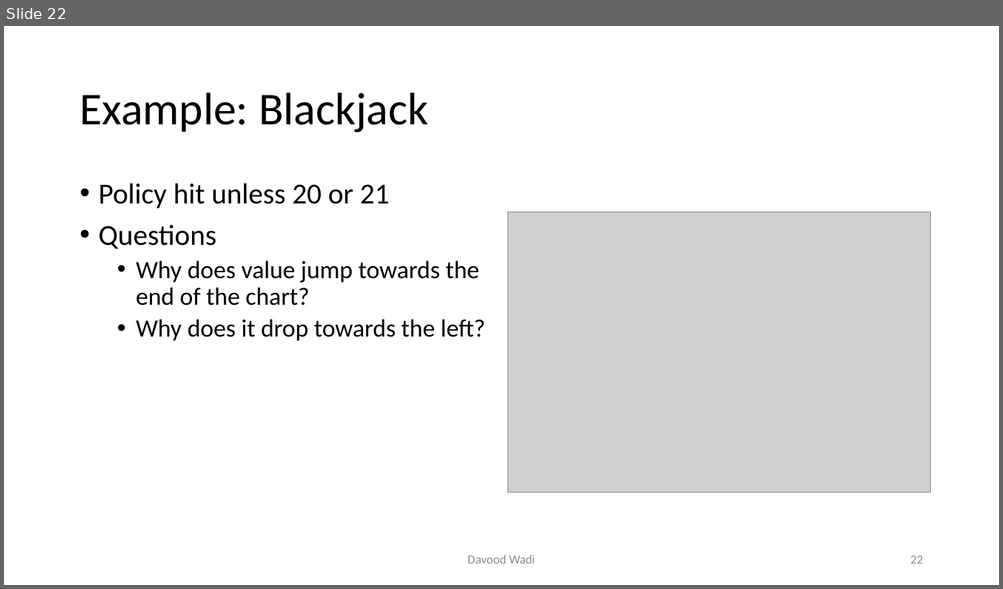
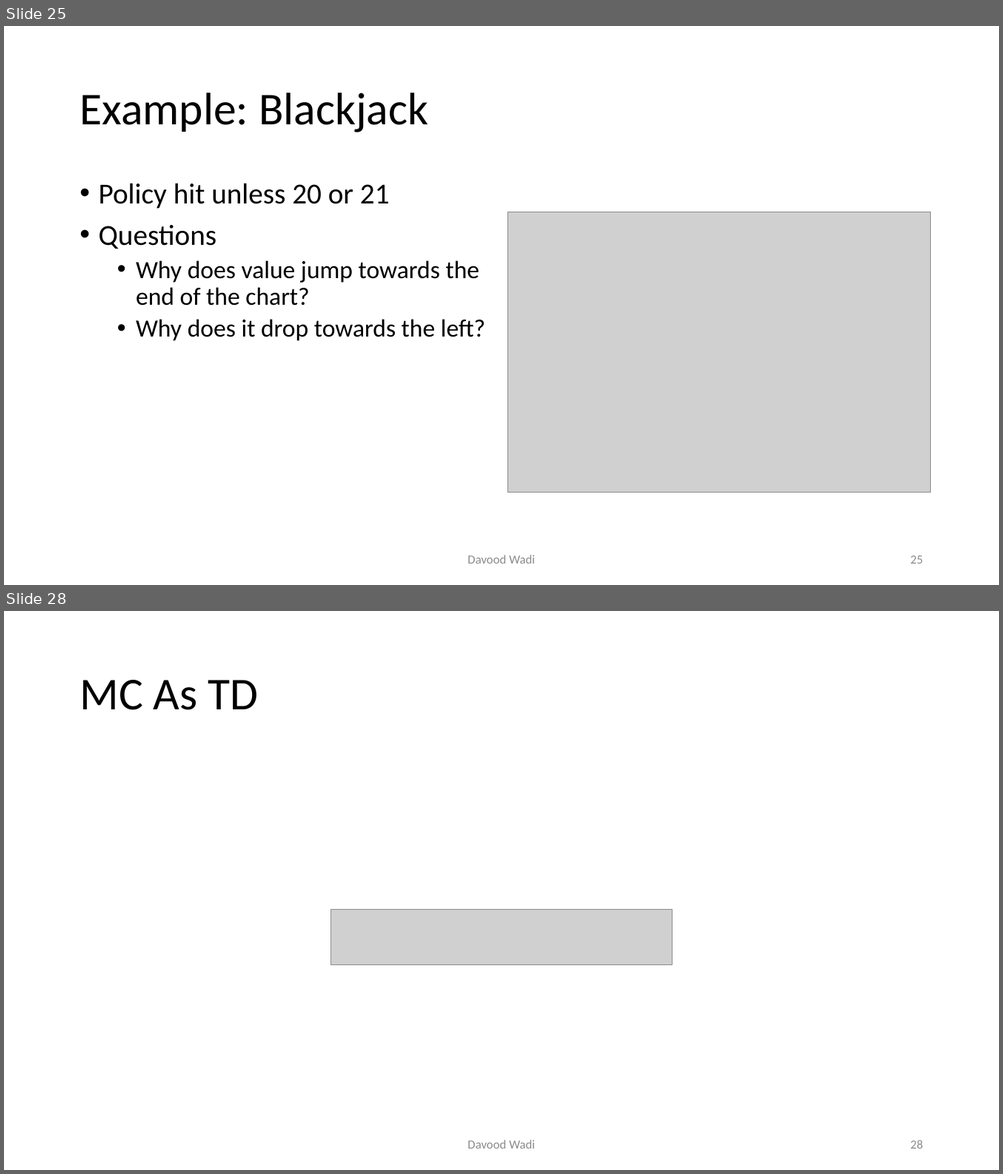
Before and after one commit to davoodwadi/davoodwadi.github.io, a slide deck: RL/RL1_slides.pptx. Shown one above the other, each under a label of ours: slide 22 before the commit, slides 25 and 28 after it; the slides between them are not shown. The pictures are 1003x589 and 1003x1174 pixels, drawn with LibreOffice and Linux fonts; fonts in the diff are those of the drawing; grey boxes stand for pictures; background and template pictures are left out. Boxes give left, top, right and bottom in pixels: in the first picture for what was removed or moved away, otherwise in the second. Text is boxed around its words. In the diff, an @@ line names an element or a change of style, - is before the commit and + after.

```diff
--- a/RL/RL1_slides.pptx
+++ b/RL/RL1_slides.pptx
@@ slide 28 added at (4,611,999,1170), background #FFFFFF @@
@@ title added at (79,680,258,710), 44 pt, text #000000 @@
+MC As TD
@@ picture added at (331,909,671,965) @@
@@ text added at (467,1140,535,1149), 12 pt, text #8C8C8C @@
+Davood Wadi
@@ page number added at (910,1140,922,1149), 12 pt, text #8C8C8C @@
+28
@@ what was slide 22 is now slide 25 @@
@@ page number at (910,556,922,564): text changed @@
-22
+25
```
Also in this commit, not shown: 1 slide changed, 9 other slides added.
